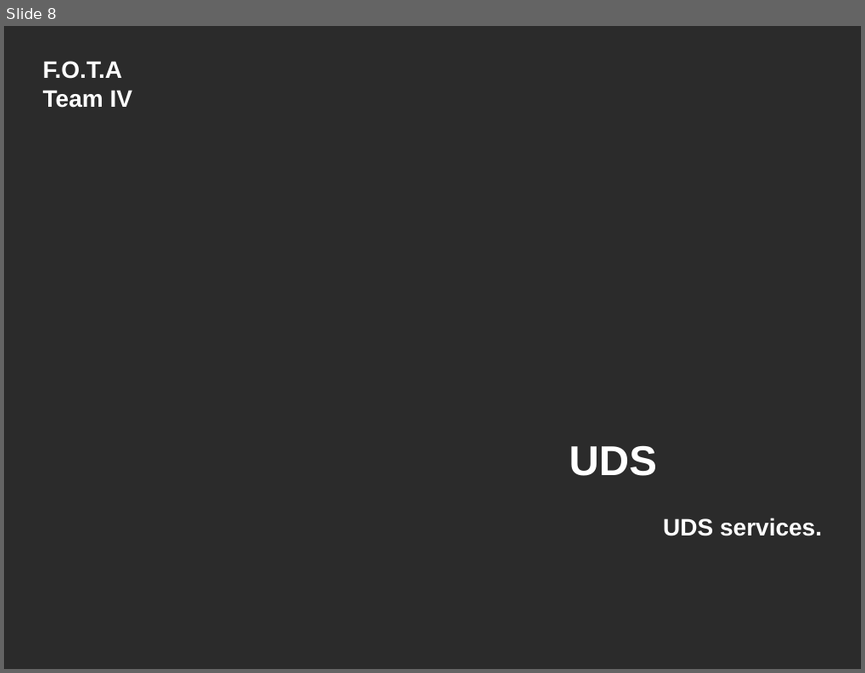
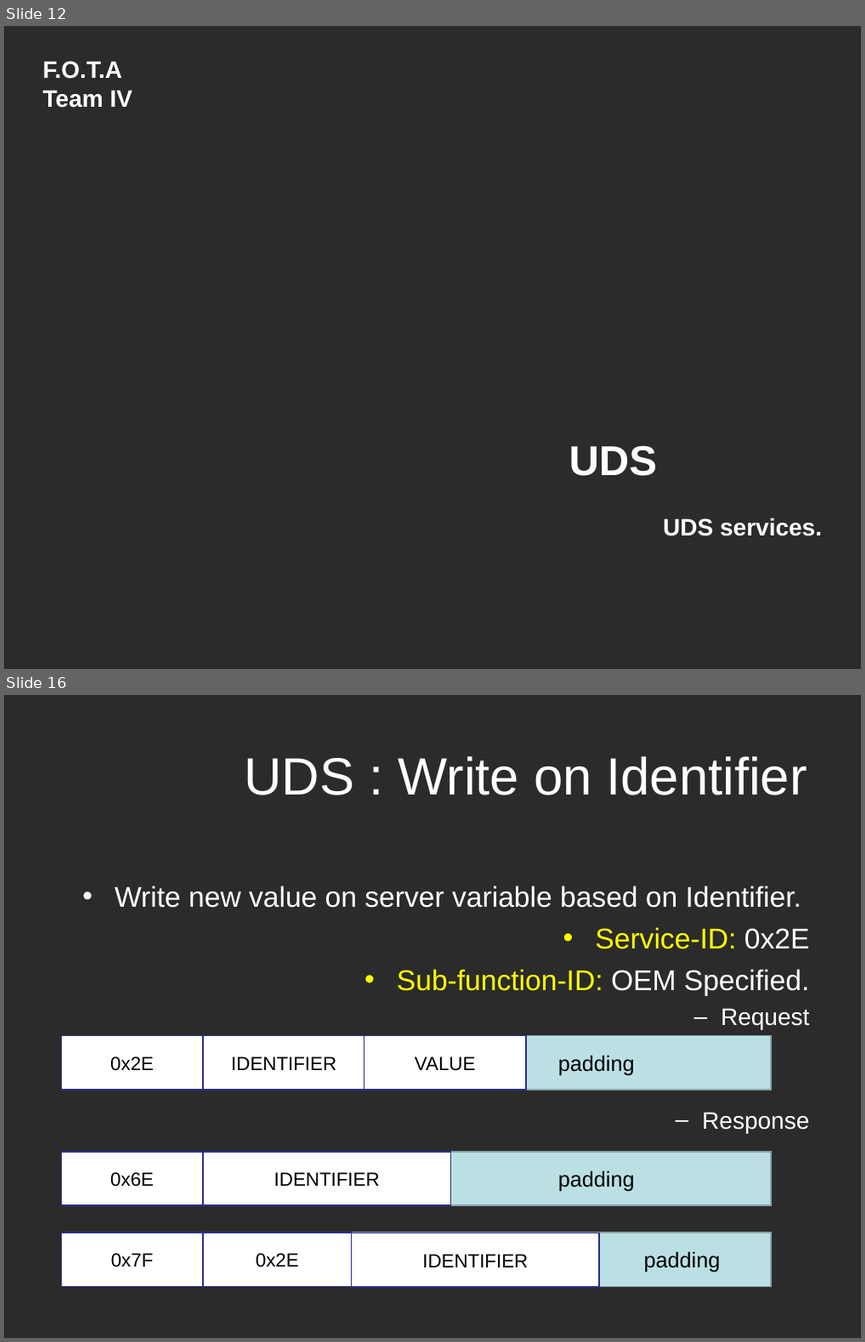
Before and after one commit to Marcelle-Samir/Firmware_Over_The_Air, a slide deck: project Documentation/Second week/Search-UDS.ppt. Shown one above the other, each under a label of ours: slide 8 before the commit, slides 12 and 16 after it; the slides between them are not shown. The pictures are 865x673 and 865x1342 pixels, drawn with LibreOffice and Linux fonts; fonts in the diff are those of the drawing; background and template pictures are left out; a plain dark background stands for a picture behind light text. Boxes give left, top, right and bottom in pixels: in the first picture for what was removed or moved away, otherwise in the second. Text is boxed around its words. In the diff, an @@ line names an element or a change of style, - is before the commit and + after.

```diff
--- a/project Documentation/Second week/Search-UDS.ppt
+++ b/project Documentation/Second week/Search-UDS.ppt
@@ slide 16 added at bbox=[4, 695, 861, 1338], background picture (left out) @@
@@ title added at bbox=[244, 756, 807, 795], 44 pt, text #FFFFFF @@
+UDS : Write on Identifier
@@ text added at bbox=[114, 885, 810, 1133], 24 pt, text #FFFFFF @@
+• Write new value on server variable based on Identifier.
+• Service-ID: 0x2E
+• Sub-function-ID: OEM Specified.
+  – Request
+  – Response
@@ group added at bbox=[62, 1036, 771, 1090]: 4 rectangles @@
+padding
+0x2E
+IDENTIFIER
+VALUE
@@ rectangle added at bbox=[62, 1151, 771, 1206], fill #BBE0E3, outline #89A4A7 0.99 pt, 18 pt, text #000000 @@
+padding
@@ rectangle added at bbox=[62, 1151, 203, 1206], fill #FFFFFF, outline #2D2D8A 0.99 pt, 16 pt, text #000000 @@
+0x6E
@@ rectangle added at bbox=[203, 1151, 450, 1206], fill #FFFFFF, outline #2D2D8A 0.99 pt, 16 pt, text #000000 @@
+IDENTIFIER
@@ group added at bbox=[62, 1232, 771, 1287]: 4 rectangles @@
+padding
+0x7F
+0x2E
+IDENTIFIER
@@ what was slide 8 is now slide 12 @@
```
Also in this commit, not shown: 3 slides changed, 4 other slides added.
